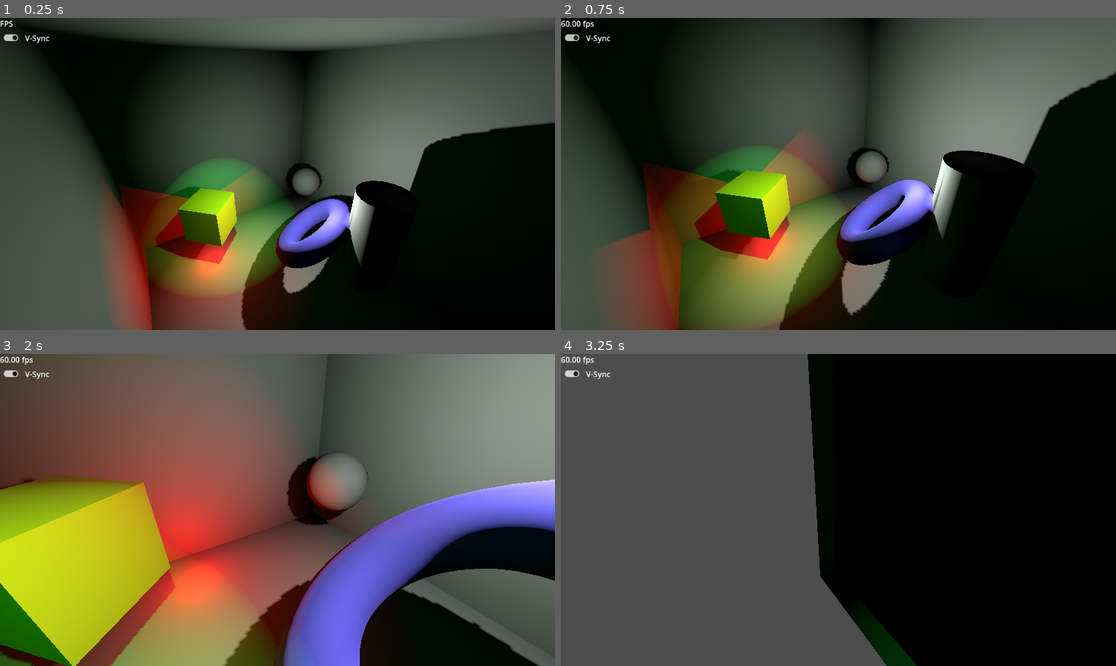
Above: before the commit, frames 1-4 (two rows, left to right).
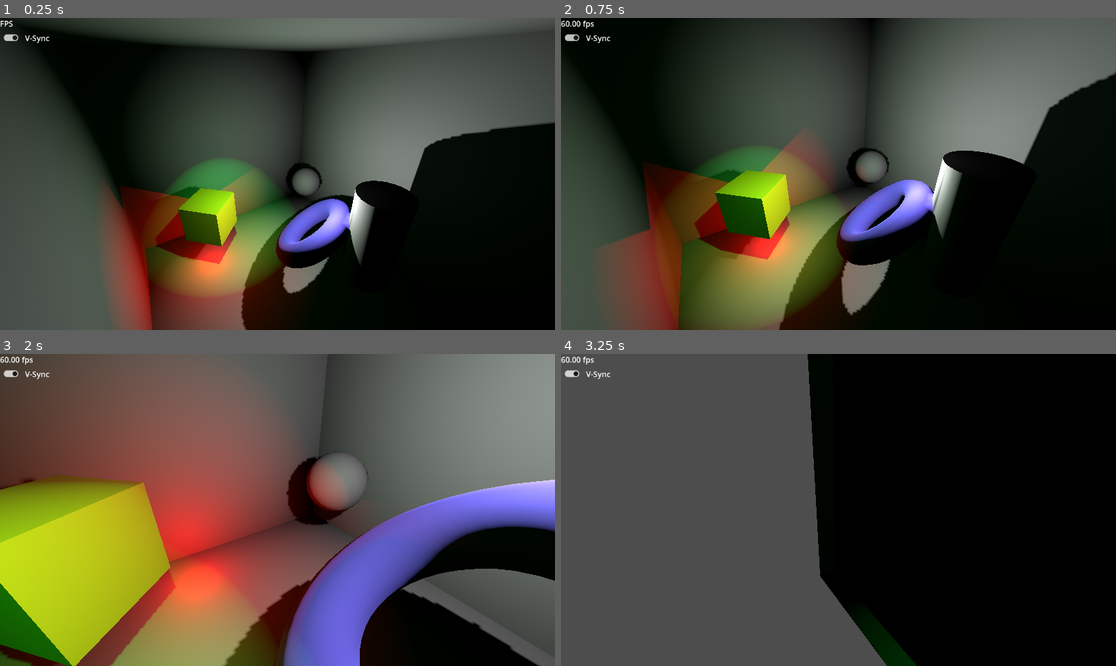
Above: after the commit, the same moments.

Repository: GregPickering/O1S_FauxGI
Game: Godot game, scene res://scene_3d.tscn
The game is run twice, just before and just after one commit, with the same random seed, the same clock (stepped at 60 frames per second) and the same inputs.
Inputs (mouse positions are in pixels of both pictures, inside the frame that each line leads up to):
- Up to frame 1 (0.25 s): no input
- Up to frame 2 (0.75 s): tap Enter at 0.5 s; move the mouse to (810, 236) at 0.52 s; hold W from 0.53 s (still down); tap Q at 0.6 s; click (810, 236) at 0.67 s
- Up to frame 3 (2 s): release W at 1.25 s; drag from (444, 556) to (249, 572) at 1.27 s
- Up to frame 4 (3.25 s): move the mouse to (672, 463) at 2.02 s; hold A 2.03-2.75 s; tap Q at 2.1 s; drag from (866, 510) to (672, 463) at 2.77 s

The runs differ from the first frame. In frame 1, less than 0.1% of the frame differs, in the area x 28-46%, y 61-73%; in frame 2, less than 0.1%, in the area x 21-61%, y 60-76%; in frame 3, less than 0.1%; in frame 4, less than 0.1%.

Commit message:
Average the N least energetic lights if we exceed our limit.
Placement fraction is now exported.
If VPL count is > max, sort by energy and average the last N together.
Include the source light's indirect energy setting, probably incorrectly.

Diff:
--- a/faux_gi.gd
+++ b/faux_gi.gd
@@ -37,13 +37,11 @@
 ## How many VPLs to generate per source SpotLight3D, 1+
 const per_spot : int = 1
 ## How many VPLs to generate per source OmniLight3D, 1+ (>= 4 looks good)
-const per_omni : int = 4
+const per_omni : int = 1
 ## How many VPLs to generate per source DirectionalLight3D
 const per_dirl : int = 16
 ## Do we want to spawn VPLs for source lights which don't cast shadows?
 const include_shadowless : bool = false
-## place the VPL (0=at light origin, 1=at intersection)
-const placement_fraction : float = 0.5
 ## use real random vectors instead of a repeatable pattern (requires heavy temporal filtering)
 const real_random_jitter : bool = false
 
@@ -57,6 +55,8 @@
 @export_range( 0, 100 ) var oversample : int = 8
 ## Filter the VPLs over time (0=never update/infinite filtering, 1=instant update/no filtering)
 @export_range( 0.01, 1.0 ) var temporal_filter : float = 0.25
+## place the VPL (0=at light origin, 1=at intersection)
+@export_range( 0.0, 1.1 ) var placement_fraction : float = 0.5
 
 # original light sources in the scene
 var light_sources : Array[ Light3D ] = []
@@ -71,7 +71,7 @@
 # physics stuff
 var query := PhysicsRayQueryParameters3D.new()
 var space_state : PhysicsDirectSpaceState3D = null
-enum ray_storage { energy, pos, norm, rad, color }
+enum ray_storage { energy, pos, norm, rad, color, dist_frac }
 
 # I need to raycast, which happens here in the physics process
 func _physics_process( _delta ):
@@ -97,8 +97,24 @@
 					preVPLs.back()[ ray_storage.color ] = light.light_color;
 		# Do we need a second pass to filter out the top N VPLs?
 		if preVPLs.size() > max_points:
-			# keep the most energetic
+			# sort most to least energetic
 			preVPLs.sort_custom( func(a, b): return a[ ray_storage.energy ] > b[ ray_storage.energy ] )
+			# do I want to average all the lights that will get cut?
+			if true:
+				var avg_VPL : Dictionary = preVPLs[ 0 ]
+				for key in avg_VPL:
+					avg_VPL[ key ] *= 0.0
+				var sum_energy : float = 0.0
+				for idx in range( max_points - 1, preVPLs.size() ):
+					var e : float = preVPLs[ idx ][ ray_storage.energy ]
+					sum_energy += e;
+					for key in preVPLs[ idx ]:
+						avg_VPL[ key ] += preVPLs[ idx ][ key ] * e
+				var gain : float = 1.0 / sum_energy
+				for key in avg_VPL:
+					avg_VPL[ key ] *= gain
+				avg_VPL[ ray_storage.energy ] = sum_energy
+			# just throw away the rest
 			preVPLs.resize( max_points )
 		# finally add the VPLs
 		active_VPLs = 0
@@ -120,6 +136,7 @@
 		print( last_active_VPLs, " active VPLs" )
 
 func process_ray_dummy( from : Vector3, to : Vector3, done_frac : float = 0.5 ) -> Dictionary:
+	# This function is only called if Oversample is 0, i.e. no raycasts
 	var res_light : Dictionary
 	var total_d : float = from.distance_to( to )
 	var done_d : float = total_d * done_frac
@@ -142,17 +159,19 @@
 		res_light[ ray_storage.norm ] = res_ray.normal
 		res_light[ ray_storage.rad ] = (total_d - 0.5 * done_d) * 1.25
 		res_light[ ray_storage.energy ] = sqrt( 1.0 - done_frac )
-					#* absf( res_ray.normal.dot( (to - from).normalized() ) )
+					#* absf( res_ray.normal.dot( from.direction_to( to ) ) )
 	return res_light
 
 func process_rays( from : Vector3, rays : Array[ Vector3 ] ) -> Dictionary:
 	var avg_ray_res : Dictionary
+	var sum_energy : float = 0.0
 	for ray in rays:
 		var ray_res := process_ray( from, from + ray )
 		if ray_res:
 			# weight by energy
 			var e = ray_res[ ray_storage.energy ]
 			if e > 0.0:
+				sum_energy += e
 				ray_res[ ray_storage.pos ] *= e
 				ray_res[ ray_storage.norm ] *= e
 				ray_res[ ray_storage.rad ] *= e
@@ -163,15 +182,16 @@
 						avg_ray_res[ key ] += ray_res[ key ]
 	if avg_ray_res:
 		# divide by energy
-		var gain = 1.0 / avg_ray_res[ ray_storage.energy ]
+		var gain = 1.0 / sum_energy
 		avg_ray_res[ ray_storage.pos ] *= gain
 		avg_ray_res[ ray_storage.norm ] *= gain
 		avg_ray_res[ ray_storage.rad ] *= gain
 		# and the energy itself is scaled by the number of samples
-		avg_ray_res[ ray_storage.energy ] /= rays.size()
+		avg_ray_res[ ray_storage.energy ] = sum_energy / rays.size()
 	return avg_ray_res
 
-func jitter_ray_angle( ray : Vector3, N : int, deg : float, true_rnd : bool = real_random_jitter ) -> Array[ Vector3 ]:
+func jitter_ray_angle(	ray : Vector3, N : int, deg : float,
+						true_rnd : bool = real_random_jitter ) -> Array[ Vector3 ]:
 	# always start with the original?
 	var rays : Array[ Vector3 ] = [] # [ ray ]
 	# now add others
@@ -199,7 +219,7 @@
 func update_light_data( light : Light3D, idx : int, data : Dictionary, modulate : float ):
 	if light and data:
 		# scale in the actual light energy here
-		data[ ray_storage.energy ] *= modulate
+		data[ ray_storage.energy ] *= modulate * light.light_indirect_energy
 		if light_data[ light ].has( idx ):
 			for key in data:
 				light_data[ light ][ idx ][ key ] = lerp(
@@ -236,8 +256,8 @@
 	match abs( per_omni ):
 		0:	# do nothing
 			return
-		1:	# this is a single point, but if oversample is set to 0, place it at the center
-			rays.append( Vector3.UP )
+		1:	# this is a single point
+			rays.append( Vector3.DOWN )
 		2:	# up and down
 			const _two_dirs : Array[ Vector3 ] = [
 					Vector3(0,+1,0), Vector3(0,-1,0) ]
@@ -295,23 +315,6 @@
 		print( "Source count is ", light_sources.size() )
 		print( "VPL max count is ", VPL_light.size() )
 
-func disable_VPL( index : int ):
-	if index < VPL_inst.size():
-		RenderingServer.instance_set_visible( VPL_inst[ index ] , false )
-
-func config_VPL(	index : int,
-				pos : Vector3,
-				color : Color,
-				energy : float,
-				dist : float ):
-	if index < VPL_inst.size():
-		RenderingServer.instance_set_visible( VPL_inst[ index ] , true )
-		RenderingServer.instance_set_transform( VPL_inst[ index ], Transform3D( Basis(), pos ) )
-	if index < VPL_light.size():
-		RenderingServer.light_set_color( VPL_light[ index ], color )
-		RenderingServer.light_set_param( VPL_light[ index ], RenderingServer.LIGHT_PARAM_ENERGY, energy )
-		RenderingServer.light_set_param( VPL_light[ index ], RenderingServer.LIGHT_PARAM_RANGE, dist )
-
 func qrnd_distrib( index : int, scale_01 : float = 1.0 ) -> Vector2:
 	const mid2d := Vector2.ONE * 0.5
 	const golden_2d := 1.32471795724474602596
@@ -342,7 +345,8 @@
 			# each light needs an instance, attached to the scenario
 			var instance : RID = RenderingServer.instance_create()
 			RenderingServer.instance_set_scenario( instance, scenario )
-			# now create the light and attach it
+			# create and attach the light (each light needs different parameters,
+			# so we can't just share a single light across multiple instances)
 			var light : RID
 			if spot_instead:
 				light = RenderingServer.spot_light_create()
@@ -357,3 +361,23 @@
 			# keep a copy around
 			VPL_inst.append( instance )
 			VPL_light.append( light )
+
+func disable_VPL( index : int ):
+	if index < VPL_inst.size():
+		RenderingServer.instance_set_visible( VPL_inst[ index ] , false )
+
+func config_VPL(	index : int,
+					pos : Vector3,
+					color : Color,
+					energy : float,
+					dist : float ):
+	if index < min( VPL_inst.size(), VPL_light.size() ):
+		# instance parameters
+		var inst : RID = VPL_inst[ index ]
+		RenderingServer.instance_set_visible( inst , true )
+		RenderingServer.instance_set_transform( inst, Transform3D( Basis.IDENTITY, pos ) )
+		# light parameters
+		var light : RID = VPL_light[ index ]
+		RenderingServer.light_set_color( light, color )
+		RenderingServer.light_set_param( light, RenderingServer.LIGHT_PARAM_ENERGY, energy )
+		RenderingServer.light_set_param( light, RenderingServer.LIGHT_PARAM_RANGE, dist )
--- a/scene_3d.tscn
+++ b/scene_3d.tscn
@@ -58,7 +58,7 @@
 metadata/_edit_group_ = true
 
 [node name="SpinSpot" type="Node3D" parent="."]
-transform = Transform3D(0.583498, 0, -0.812115, 0, 1, 0, 0.812115, 0, 0.583498, 0, 0, 0)
+transform = Transform3D(0.946344, 0, 0.32316, 0, 1, 0, -0.32316, 0, 0.946344, 0, 0, 0)
 script = ExtResource("1_6ffuc")
 speed = 0.5
 
@@ -67,7 +67,7 @@
 light_color = Color(0.192157, 1, 0.32549, 1)
 light_energy = 2.0
 shadow_enabled = true
-spot_range = 15.0
+spot_range = 10.0
 spot_angle = 30.0
 
 [node name="OmniLight3D" type="OmniLight3D" parent="SpinSpot"]
@@ -76,7 +76,7 @@
 shadow_enabled = true
 
 [node name="SpinDir" type="Node3D" parent="."]
-transform = Transform3D(0.0160333, 0, 0.999871, 0, 1, 0, -0.999871, 0, 0.0160333, 0, 0, 0)
+transform = Transform3D(0.749598, 0, -0.661894, 0, 1, 0, 0.661894, 0, 0.749598, 0, 0, 0)
 script = ExtResource("1_6ffuc")
 speed = -0.4
 
